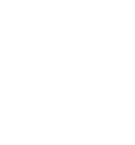
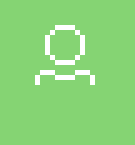
Two versions of the same layered image (135x145). Layer-by-layer changes:
added layer "Icon New" above "Icon" over [35, 25, 95, 85]
renamed "Layer 2" to "Icon", hid it over [45, 35, 85, 80]
added layer "Layer 3" over [0, 0, 135, 145]
